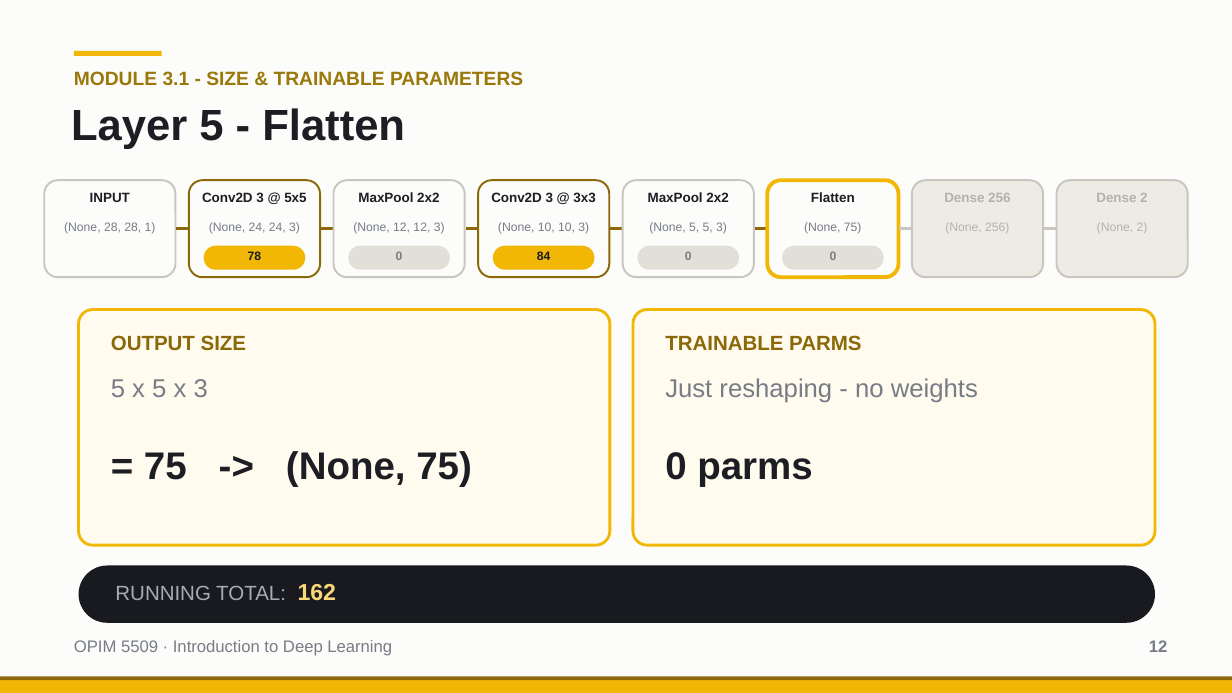
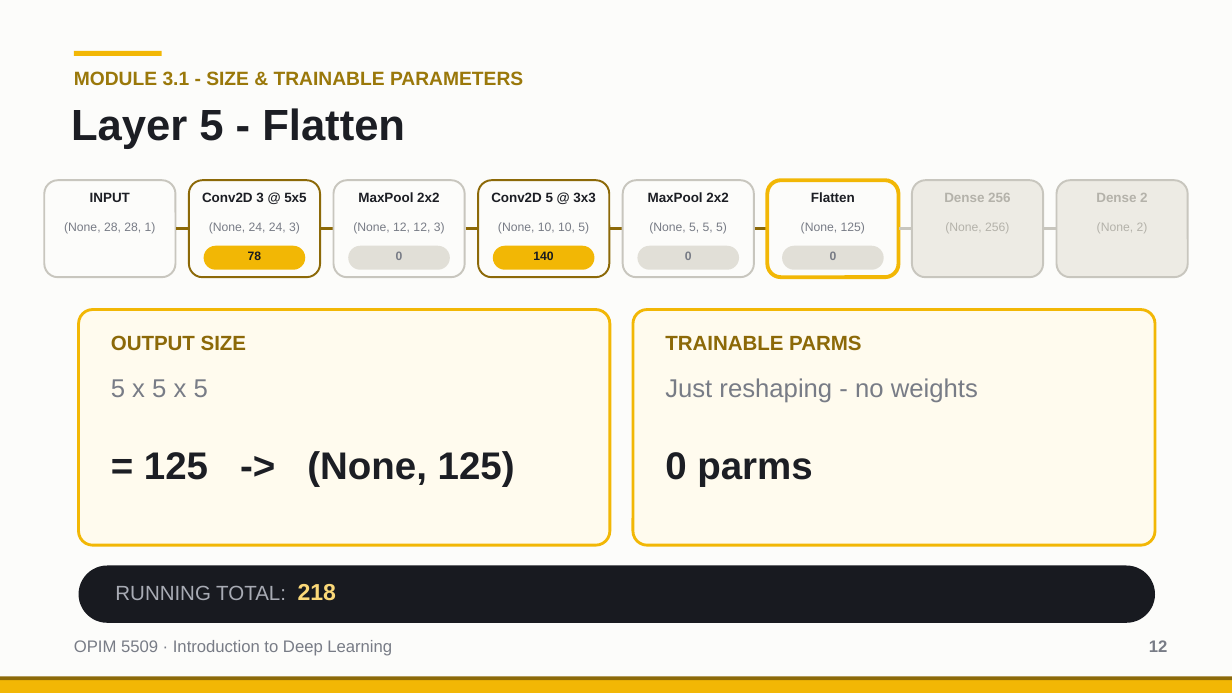
Before and after one commit to drdave-teaching/OPIM5509Files, a slide deck: slide 12 of OPIM5509_Module3_Files/slides/Math for a Simple ConvNet.pptx. Drawn at 1232x693 pixels with LibreOffice and Linux fonts; fonts in the diff are those of the drawing. Boxes give left, top, right and bottom in pixels: in the first picture for what was removed or moved away, otherwise in the second. Text is boxed around its words. In the diff, an @@ line names an element or a change of style, - is before the commit and + after.

```diff
--- a/OPIM5509_Module3_Files/slides/Math for a Simple ConvNet.pptx
+++ b/OPIM5509_Module3_Files/slides/Math for a Simple ConvNet.pptx
@@ text at <box>491,192,595,206</box>: text changed @@
-Conv2D 3 @ 3x3
+Conv2D 5 @ 3x3
@@ text at <box>498,222,589,234</box>: text changed @@
-(None, 10, 10, 3)
+(None, 10, 10, 5)
@@ text at <box>649,222,727,234</box>: text changed @@
-(None, 5, 5, 3)
+(None, 5, 5, 5)
@@ text at <box>801,222,865,234</box>: text changed @@
-(None, 75)
+(None, 125)
@@ text at <box>533,251,553,260</box>: text changed @@
-84
+140
@@ text at <box>111,379,515,487</box>: text changed @@
-5 x 5 x 3
-= 75 -> (None, 75)
+5 x 5 x 5
+= 125 -> (None, 125)
@@ text at <box>115,584,337,601</box>: text changed @@
-RUNNING TOTAL: 162
+RUNNING TOTAL: 218
```
Also in this commit, not shown: 12 other slides changed, 3 other files.
